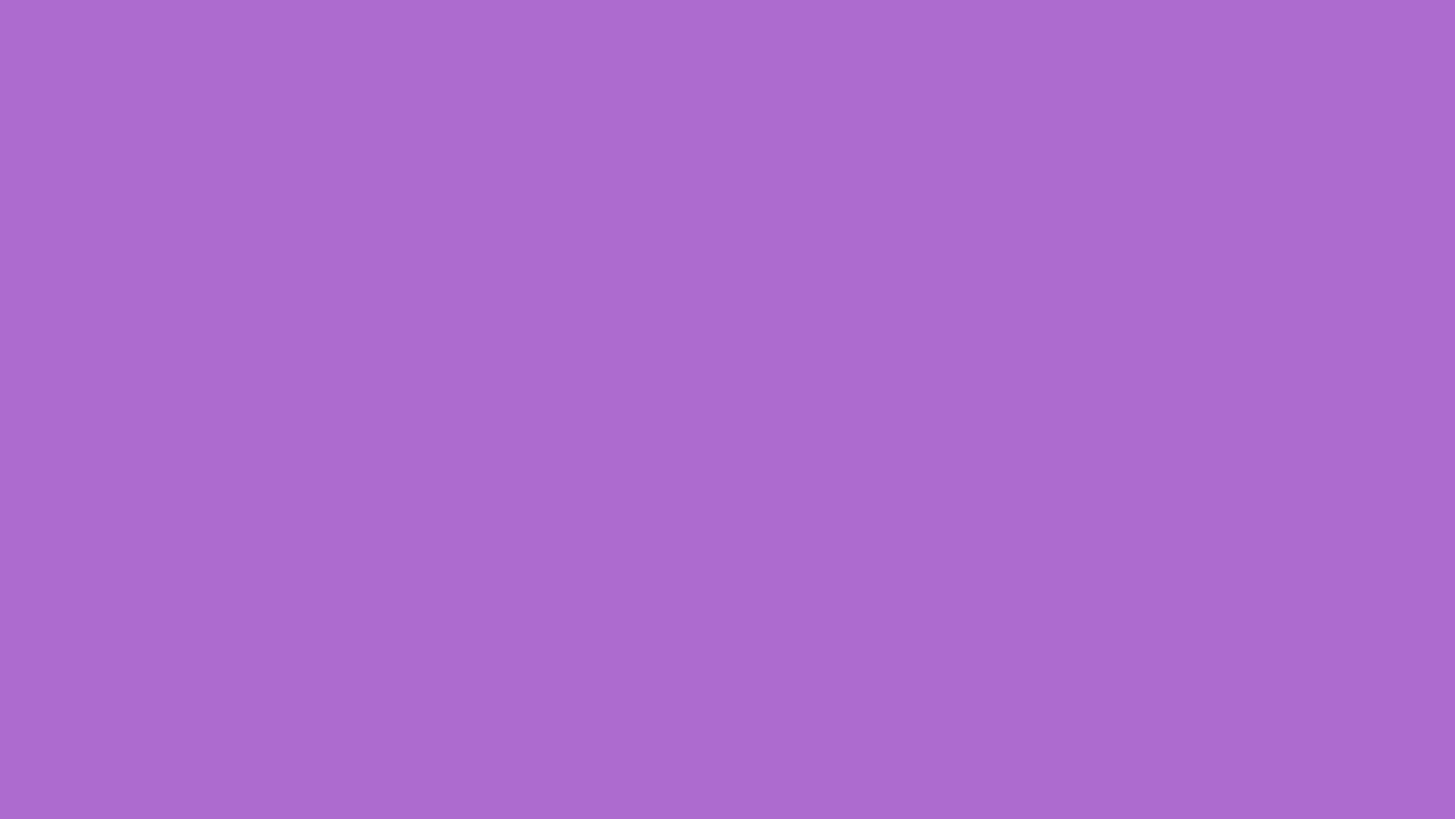
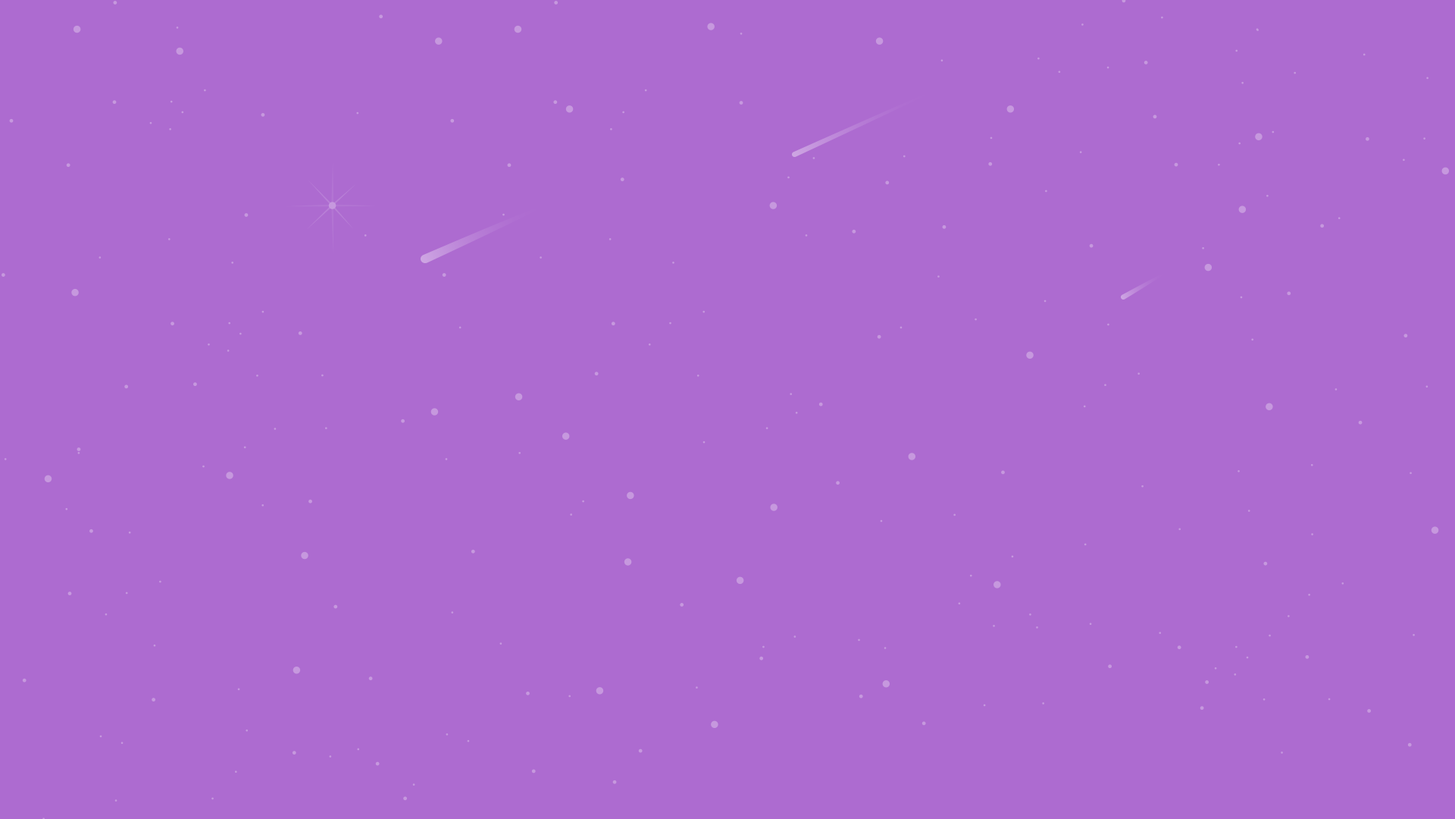
Layered file, before and after one edit (1455 × 819). Changes by layer:
added layer "Vector Smart Object" (1st of 4) (40%) above "Vector Smart Object" over [1121,276,1158,300]
added layer "Vector Smart Object" (2nd of 4) (40%) above "Vector Smart Object" over [792,103,907,157]
added layer "Vector Smart Object" (3rd of 4) (40%) above "Vector Smart Object" over [420,212,520,264]
added layer "Vector Smart Object" (4th of 4) (30%) above "Rectangle 1" over [1,0,1450,819]
hid "Background" over [1,0,1450,819]
